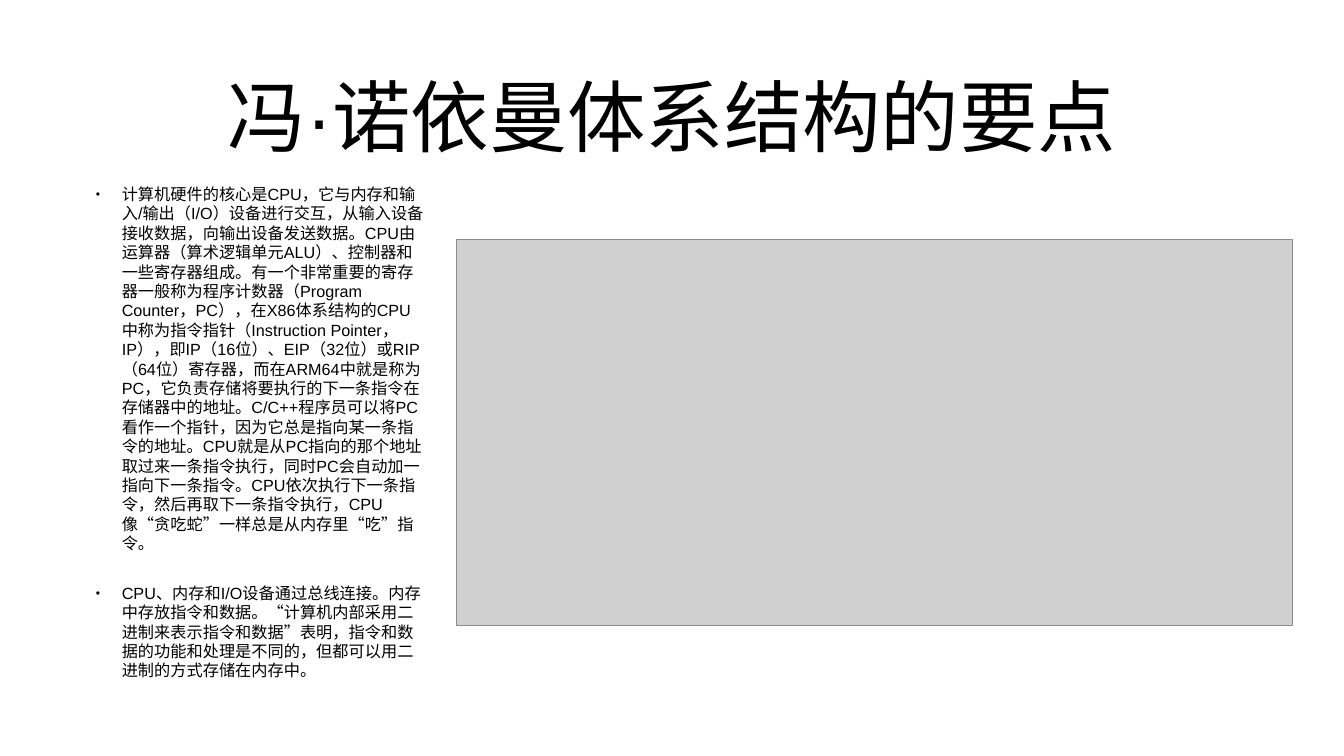
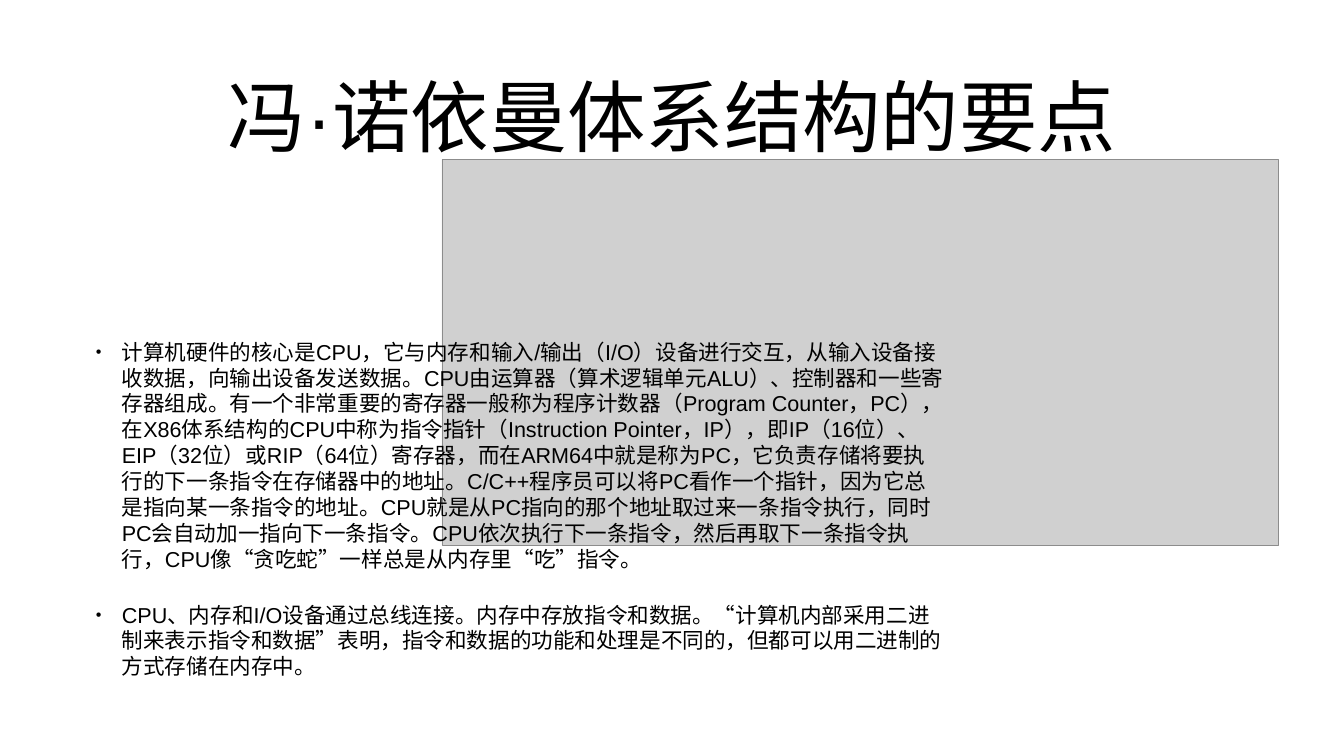
Before and after one commit to mengning/linuxkernel, a slide deck: slide 11 of ppt/2-计算机系统的基本工作原理.pptx (slide 12 before the commit). Drawn at 1344x756 pixels with LibreOffice and Linux fonts; fonts in the diff are those of the drawing; grey boxes stand for pictures. Boxes give left, top, right and bottom in pixels: in the first picture for what was removed or moved away, otherwise in the second. Text is boxed around its words. In the diff, an @@ line names an element or a change of style, - is before the commit and + after.

```diff
--- a/ppt/2-计算机系统的基本工作原理.pptx
+++ b/ppt/2-计算机系统的基本工作原理.pptx
@@ picture: place and size @@
-picture at box(456, 239, 1292, 625)
+picture at box(442, 160, 1278, 545)
@@ text "计算机硬件的核心是CPU，它与内存和输入/输出（I/O）设备进行交互，从输入设备接收数据，向输出设备发送数据。CPU由运 ...": place and size @@
-text "计算机硬件的核心是CPU，它与内存和输入/输出（I/O）设备进行交互，从输入设备接收数据，向输出设备发送数据。CPU由运 ..." at box(122, 186, 424, 678)
+text "计算机硬件的核心是CPU，它与内存和输入/输出（I/O）设备进行交互，从输入设备接收数据，向输出设备发送数据。CPU由运 ..." at box(122, 338, 944, 676)
@@ text "计算机硬件的核心是CPU，它与内存和输入/输出（I/O）设备进行交互，从输入设备接收数据，向输出设备发送数据。CPU由运 ..." at box(122, 338, 944, 676): size 23.1 to 30.8 pt @@
```
Also in this commit, not shown: 9 other slides changed, 1 slide added, 2 slides removed.
